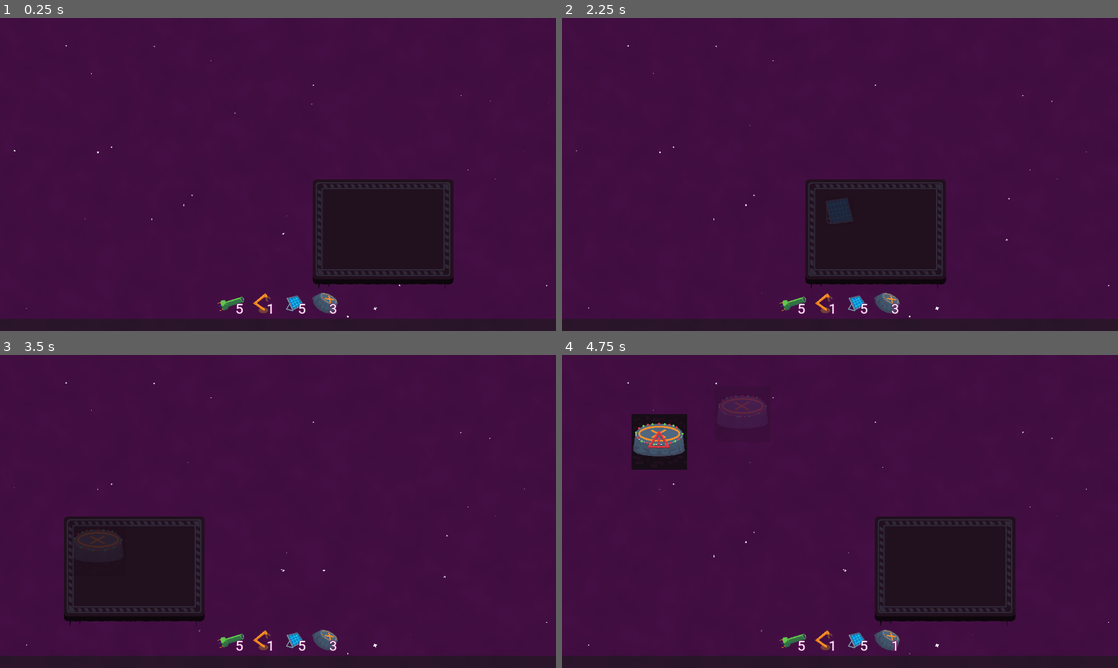
Above: before the commit, frames 1-4 (two rows, left to right).
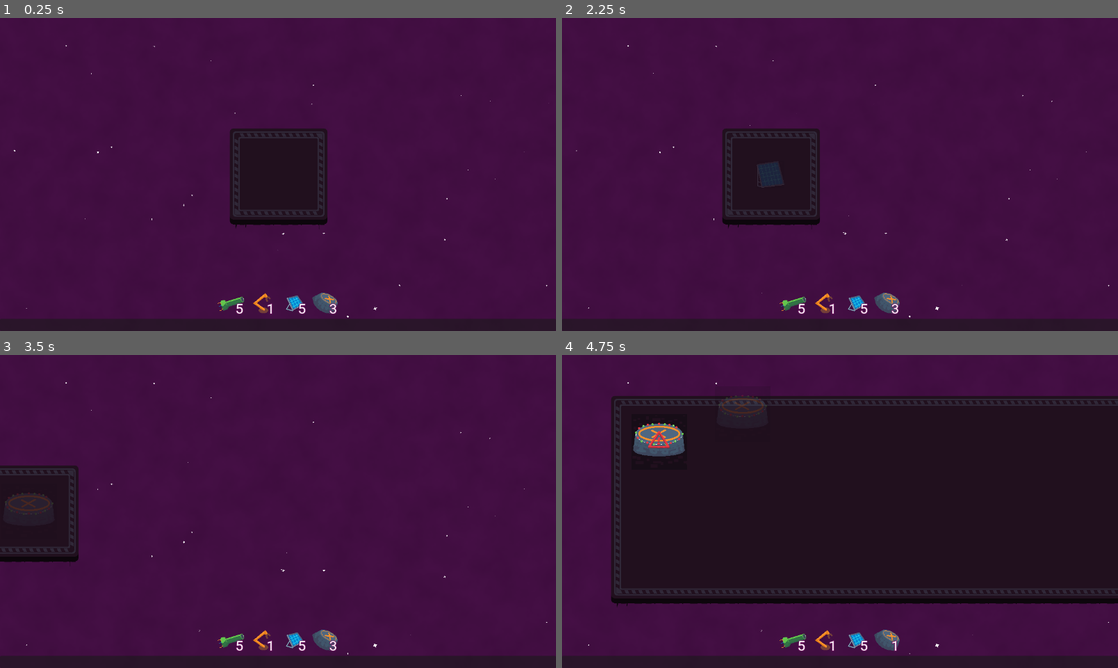
Above: after the commit, the same moments.

Repository: EdShel/StellarConstructor
Game: Godot game, scene res://objects/game.tscn
Same seed, same stepped clock (60 frames per second), same inputs: the game is played once before the commit and once after it.
Inputs (mouse positions are in pixels of both pictures, inside the frame that each line leads up to):
- Up to frame 1 (0.25 s): no input
- Up to frame 2 (2.25 s): tap Enter at 0.5, 2 s; drag from (795, 302) to (895, 105) at 0.52 s; tap Space at 1.25 s; drag from (823, 302) to (906, 212) at 1.27 s; move the mouse to (856, 302) at 2.02 s; hold D (right) from 2.03 s (still down); click (856, 302) at 2.17 s
- Up to frame 3 (3.5 s): release D (right) at 2.75 s; drag from (322, 639) to (105, 520) at 2.77 s
- Up to frame 4 (4.75 s): tap Space at 3.5 s; move the mouse to (1006, 558) at 3.52 s; hold A (left) 3.53-4.25 s; click (1006, 558) at 3.67 s; drag from (673, 464) to (756, 433) at 4.27 s

The runs differ from the first frame. In frame 1, 13% of the frame differs, in the area x 41-82%, y 35-87%; in frame 2, 13%; in frame 3, 11%; in frame 4, 53%, in the area x 8-100%, y 13-87%.

Commit message:
Auto extending space platform

Diff:
--- a/objects/builds/factory.tscn
+++ b/objects/builds/factory.tscn
@@ -4,7 +4,7 @@
 [ext_resource type="Texture2D" uid="uid://ctw7m0qjk8ixb" path="res://sprites/builds/factory.tres" id="1_y0182"]
 [ext_resource type="PackedScene" uid="uid://o506ib7yigid" path="res://objects/builds/utilities/build_collider.tscn" id="2_dcm46"]
 
-[node name="Factory" type="Node2D"]
+[node name="Factory" type="Node2D" groups=["build"]]
 script = ExtResource("1_60gtp")
 
 [node name="Sprite2D" type="Sprite2D" parent="."]
--- a/objects/builds/landing_pad.tscn
+++ b/objects/builds/landing_pad.tscn
@@ -4,7 +4,7 @@
 [ext_resource type="Script" path="res://objects/builds/landing_pad.gd" id="1_orncb"]
 [ext_resource type="PackedScene" uid="uid://o506ib7yigid" path="res://objects/builds/utilities/build_collider.tscn" id="2_ce11o"]
 
-[node name="LandingPad" type="Node2D" groups=["landing_pads"]]
+[node name="LandingPad" type="Node2D" groups=["build", "landing_pads"]]
 script = ExtResource("1_orncb")
 
 [node name="Sprite2D" type="Sprite2D" parent="."]
--- a/objects/builds/piston.tscn
+++ b/objects/builds/piston.tscn
@@ -73,7 +73,7 @@
 "shoot": SubResource("Animation_j8lmo")
 }
 
-[node name="Piston" type="Node2D"]
+[node name="Piston" type="Node2D" groups=["build"]]
 script = ExtResource("1_q3k6m")
 
 [node name="Floor" type="Sprite2D" parent="."]
--- a/objects/builds/solar.tscn
+++ b/objects/builds/solar.tscn
@@ -4,7 +4,7 @@
 [ext_resource type="Texture2D" uid="uid://di8ahk33q0apr" path="res://sprites/builds/solar.tres" id="1_kqngy"]
 [ext_resource type="PackedScene" uid="uid://o506ib7yigid" path="res://objects/builds/utilities/build_collider.tscn" id="3_gfxar"]
 
-[node name="Solar" type="Node2D"]
+[node name="Solar" type="Node2D" groups=["build"]]
 script = ExtResource("1_bggm3")
 
 [node name="Sprite2D" type="Sprite2D" parent="."]
--- a/objects/builds/utilities/build_collider.gd
+++ b/objects/builds/utilities/build_collider.gd
@@ -12,6 +12,7 @@
 	if event is InputEventMouseButton and event.pressed and event.button_index == MOUSE_BUTTON_RIGHT:
 		get_parent().queue_free()
 		SC.increase_inventory_item.emit(item_type, 1)
+		SC.recompute_space_platform_size.emit()
 	elif event is InputEventMouseButton and event.pressed and event.button_index == MOUSE_BUTTON_LEFT:
 		SC.open_build.emit(item_type, get_parent())
 
--- a/objects/game.gd
+++ b/objects/game.gd
@@ -97,6 +97,8 @@
 	if inventory.get_inventory_item(_ghost_node_item)["count"] <= 0:
 		clear_ghost()
 
+	SC.recompute_space_platform_size.emit()
+
 func clear_ghost():
 	if !_ghost_node:
 		return
--- a/objects/game.tscn
+++ b/objects/game.tscn
@@ -1,13 +1,12 @@
-[gd_scene load_steps=17 format=3 uid="uid://bnrh75aysmd6v"]
+[gd_scene load_steps=16 format=3 uid="uid://bnrh75aysmd6v"]
 
 [ext_resource type="Script" path="res://objects/game.gd" id="1_86h5b"]
 [ext_resource type="Script" path="res://objects/utilities/camera_controller.gd" id="1_bl32n"]
 [ext_resource type="Texture2D" uid="uid://byyalp7ylos1v" path="res://sprites/background/stars.png" id="2_8rblh"]
 [ext_resource type="PackedScene" uid="uid://cm7qf6mbektuu" path="res://objects/build_grid/build_grid.tscn" id="3_pjmpo"]
+[ext_resource type="PackedScene" uid="uid://be7n1h67dsqhj" path="res://objects/visuals/space_platform.tscn" id="4_2twcc"]
 [ext_resource type="PackedScene" uid="uid://csmg87yqk0t47" path="res://objects/ui/toolbar/toolbar.tscn" id="4_ot15t"]
-[ext_resource type="PackedScene" uid="uid://dp2g5mne7eoag" path="res://objects/utilities/nine_patch_sprite_2d.tscn" id="5_gvu61"]
 [ext_resource type="PackedScene" uid="uid://dwjelvpqhhdju" path="res://objects/ui/power_indicator/power_indicator.tscn" id="5_s0rco"]
-[ext_resource type="Texture2D" uid="uid://cbgl05suevv4s" path="res://sprites/background/space_platform.png" id="6_2tjbw"]
 [ext_resource type="PackedScene" uid="uid://c3wsqsjek417k" path="res://objects/ui/build_manager/build_manager.tscn" id="6_76ayv"]
 [ext_resource type="PackedScene" uid="uid://b0y7cwbq2t5ty" path="res://objects/ui/build_tooltips/build_tooltip_manager.tscn" id="7_wkbhf"]
 
@@ -69,14 +68,10 @@
 unique_name_in_owner = true
 script = ExtResource("1_bl32n")
 
+[node name="SpacePlatform" parent="." instance=ExtResource("4_2twcc")]
+
 [node name="BuildGrid" parent="." instance=ExtResource("3_pjmpo")]
 unique_name_in_owner = true
-position = Vector2(159, 84)
-
-[node name="NinePatchSprite2d" parent="BuildGrid" instance=ExtResource("5_gvu61")]
-position = Vector2(81.4998, 43.0001)
-scale = Vector2(1.84896, 1.4375)
-texture = ExtResource("6_2tjbw")
 
 [node name="GameUI" type="CanvasLayer" parent="."]
 
--- a/objects/sc.gd
+++ b/objects/sc.gd
@@ -7,6 +7,8 @@
 signal toolbar_item_pressed(item_type: String)
 signal toolbar_item_place(data: Dictionary)
 signal toolbar_item_dismiss()
+
+signal recompute_space_platform_size()
 
 signal increase_power_production(amount: int)
 signal increase_power_consumption(amount: int)
@@ -21,6 +23,7 @@
 signal hide_build_tooltip(item_type: String, node: Node2D)
 signal enable_no_tooltip_mode(enable: bool)
 
+
 func set_game(new_game: Game) -> void:
 	game = new_game
 	if new_game:
--- a/objects/utilities/nine_patch_sprite_2d.gd
+++ b/objects/utilities/nine_patch_sprite_2d.gd
@@ -1,9 +1,21 @@
 @tool
 extends Sprite2D
 
+var prev_scale: Vector2
+
 func _ready() -> void:
 	set_notify_transform(true)
+	prev_scale = global_scale
+
+func _process(_delta: float) -> void:
+	if prev_scale != global_scale:
+		update_shader()
+		prev_scale = global_scale
 
 func _notification(what: int) -> void:
-	if what == NOTIFICATION_TRANSFORM_CHANGED and texture:
-		material.set('shader_parameter/iResolution', scale * texture.get_size())
+	if what == NOTIFICATION_TRANSFORM_CHANGED:
+		update_shader()
+
+func update_shader() -> void:
+	if texture:
+		material.set('shader_parameter/iResolution', global_scale * texture.get_size())
--- a/objects/utilities/nine_patch_sprite_2d.tscn
+++ b/objects/utilities/nine_patch_sprite_2d.tscn
@@ -5,7 +5,7 @@
 
 [sub_resource type="ShaderMaterial" id="ShaderMaterial_07xrk"]
 shader = ExtResource("1_6o5cf")
-shader_parameter/iResolution = Vector2(353, 263)
+shader_parameter/iResolution = Vector2(355, 276)
 shader_parameter/padding = 64.0
 
 [node name="NinePatchSprite2d" type="Sprite2D"]
--- /dev/null
+++ b/objects/visuals/space_platform.gd
@@ -0,0 +1,51 @@
+extends Node2D
+
+@export var min_size: Vector2 = Vector2(256, 256)
+@export var bbox_padding: float = 128.0
+
+func _ready() -> void:
+	recompute_size(true)
+	SC.recompute_space_platform_size.connect(recompute_size)
+
+
+func recompute_size(no_animation: bool = false) -> void:
+	var builds = get_tree().get_nodes_in_group("build")
+	var bbox = compute_buildings_bbox(builds)
+	bbox = bbox.grow(bbox_padding)
+	var size = Vector2(
+		max(min_size.x, bbox.size.x),
+		max(min_size.y, bbox.size.y)
+	)
+	var center = bbox.get_center()
+	var base_size = %Sprite.texture.get_size()
+	var needed_scale = size / base_size
+
+	if no_animation:
+		%Sprite.scale = needed_scale
+		global_position = center
+	else:
+		var tween = create_tween()
+		tween.parallel().tween_property(%Sprite, "scale", needed_scale, 0.1)
+		tween.parallel().tween_property(self, "global_position", center, 0.1)
+
+func compute_buildings_bbox(nodes: Array[Node]) -> Rect2:
+	var minX: float = INF
+	var maxX: float = -INF
+	var minY: float = INF
+	var maxY: float = -INF
+	for node in nodes:
+		if node.is_queued_for_deletion():
+			continue
+		var pos = node.global_position
+		if pos.x < minX:
+			minX = pos.x
+		if pos.y < minY:
+			minY = pos.y
+		if pos.x > maxX:
+			maxX = pos.x
+		if pos.y > maxY:
+			maxY = pos.y
+
+	if is_inf(minX):
+		return Rect2(0, 0, 0, 0)
+	return Rect2(minX, minY, maxX - minX, maxY - minY)
--- /dev/null
+++ b/objects/visuals/space_platform.tscn
@@ -0,0 +1,13 @@
+[gd_scene load_steps=4 format=3 uid="uid://be7n1h67dsqhj"]
+
+[ext_resource type="Script" path="res://objects/visuals/space_platform.gd" id="1_q221d"]
+[ext_resource type="PackedScene" uid="uid://dp2g5mne7eoag" path="res://objects/utilities/nine_patch_sprite_2d.tscn" id="1_x4coo"]
+[ext_resource type="Texture2D" uid="uid://cbgl05suevv4s" path="res://sprites/background/space_platform.png" id="2_7hpr7"]
+
+[node name="SpacePlatform" type="Node2D"]
+script = ExtResource("1_q221d")
+
+[node name="Sprite" parent="." instance=ExtResource("1_x4coo")]
+unique_name_in_owner = true
+scale = Vector2(1.84896, 1.4375)
+texture = ExtResource("2_7hpr7")
--- a/project.godot
+++ b/project.godot
@@ -36,6 +36,7 @@
 [global_group]
 
 landing_pads="For querying landing pads"
+build=""
 
 [gui]
 
